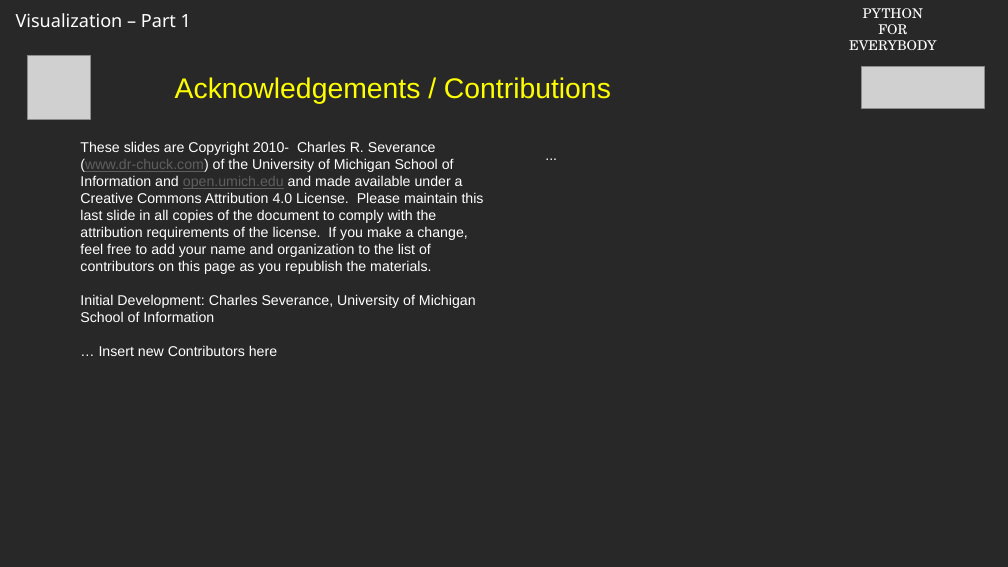
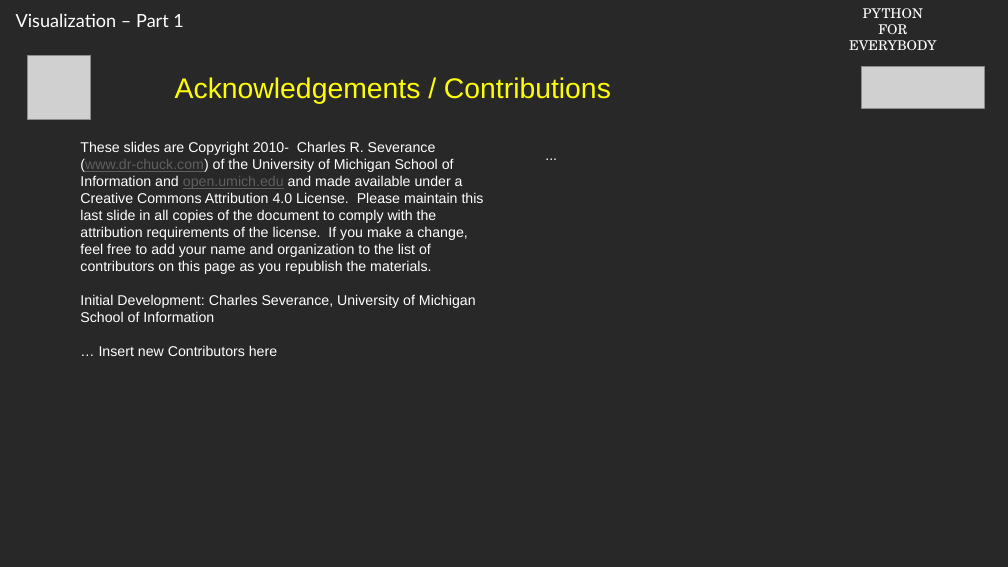
Before and after one commit to csev/py4e, a slide deck: slide 8 of cai/redo-2024/Slides/16-01-python4e.05.120816.pptx (slide 10 before the commit). Drawn at 1008x567 pixels with LibreOffice and Linux fonts; fonts in the diff are those of the drawing; grey boxes stand for pictures; background and template pictures are left out. Boxes give left, top, right and bottom in pixels: in the first picture for what was removed or moved away, otherwise in the second. Text is boxed around its words. In the diff, an @@ line names an element or a change of style, - is before the commit and + after.

```diff
--- a/cai/redo-2024/Slides/16-01-python4e.05.120816.pptx
+++ b/cai/redo-2024/Slides/16-01-python4e.05.120816.pptx
@@ text "Visualization – Part 1" at (16, 13, 183, 27): font Noto Sans to Lato @@
```
Also in this commit, not shown: 6 other slides changed, 1 slide added, 3 slides removed, 2 other files.
